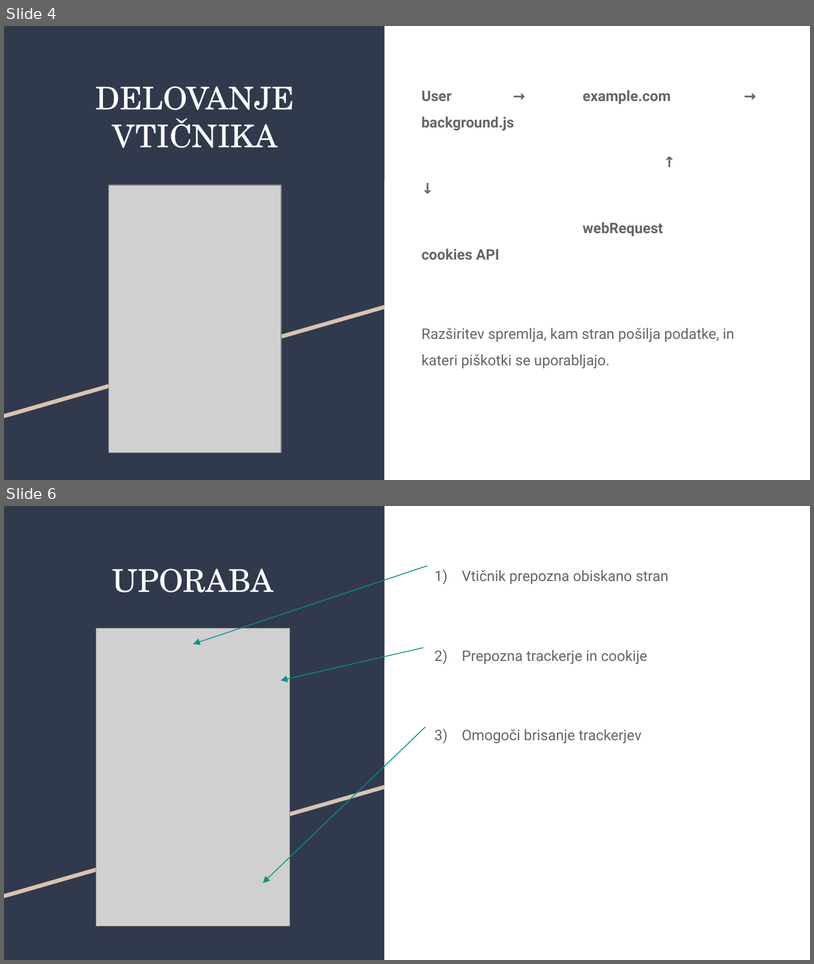
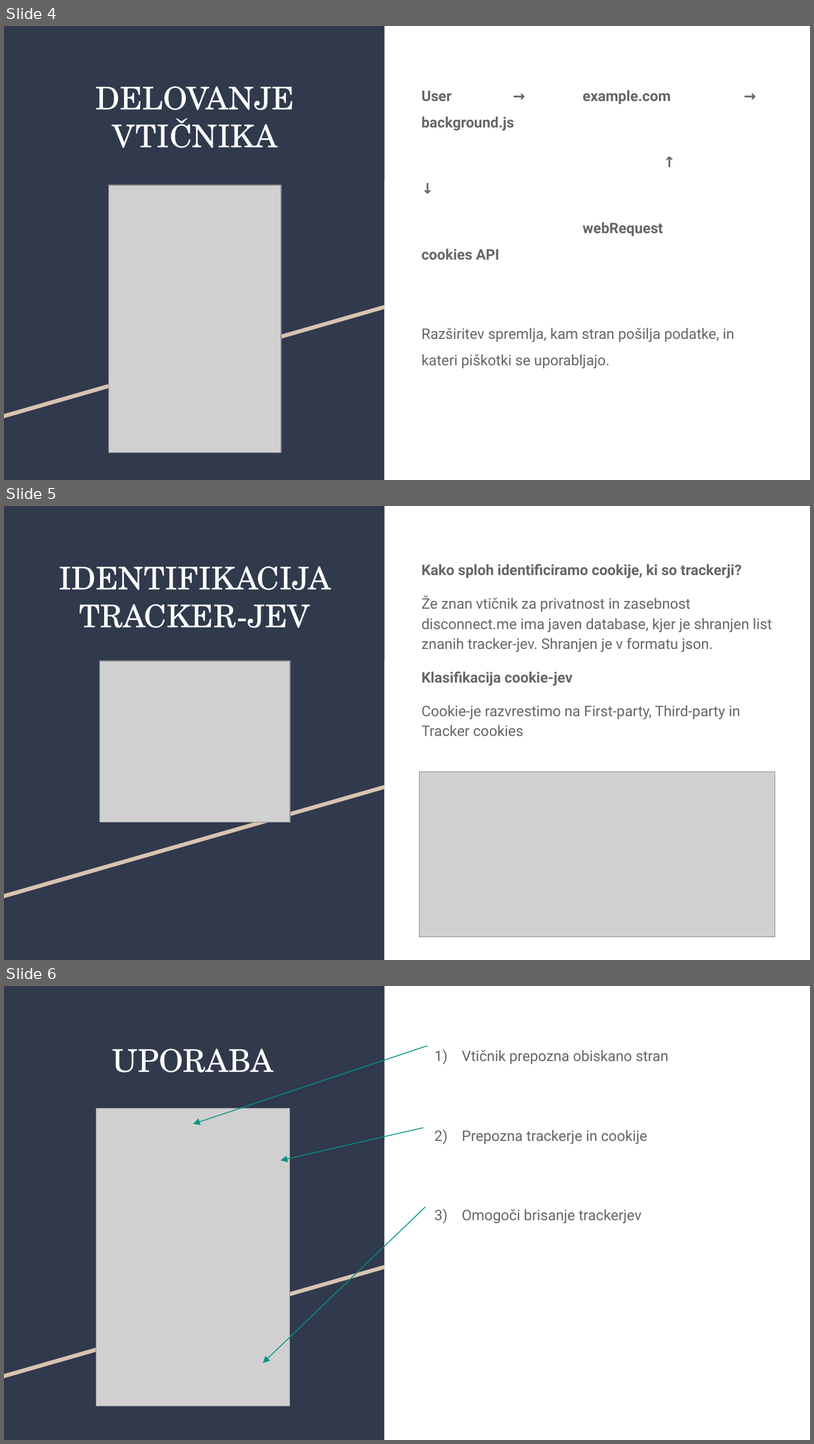
Before and after one commit to bizzooo/OIV-Projekt, a slide deck: OIV_projekt.pptx. Shown one above the other, each under a label of ours: slides 4 and 6 before the commit, slides 4, 5 and 6 after it; the slides between them are not shown. The pictures are 814x964 and 814x1444 pixels, drawn with LibreOffice and Linux fonts; fonts in the diff are those of the drawing; grey boxes stand for pictures. Boxes give left, top, right and bottom in pixels: in the first picture for what was removed or moved away, otherwise in the second. Text is boxed around its words. In the diff, an @@ line names an element or a change of style, - is before the commit and + after.

```diff
--- a/OIV_projekt.pptx
+++ b/OIV_projekt.pptx
@@ slide 5 added at (4,506,810,960), background #FFFFFF; not listed: 3 template elements that a slide beside it also shows @@
@@ title added at (59,566,331,628), 28 pt, text #FFFFFF @@
+IDENTIFIKACIJA
+TRACKER-JEV
@@ text added at (422,564,773,736), 13 pt, text #666666 @@
+Kako sploh identificiramo cookije, ki so trackerji?
+Že znan vtičnik za privatnost in zasebnost disconnect.me ima javen database, kjer je shranjen list znanih tracker-jev. Shranjen je v formatu json.
+Klasifikacija cookie-jev
+Cookie-je razvrestimo na First-party, Third-party in Tracker cookies
@@ picture added at (100,661,290,822) @@
@@ picture added at (419,771,775,937) @@
```
Also in this commit, not shown: 1 slide changed, 1 other slide added, 2 slides removed.
